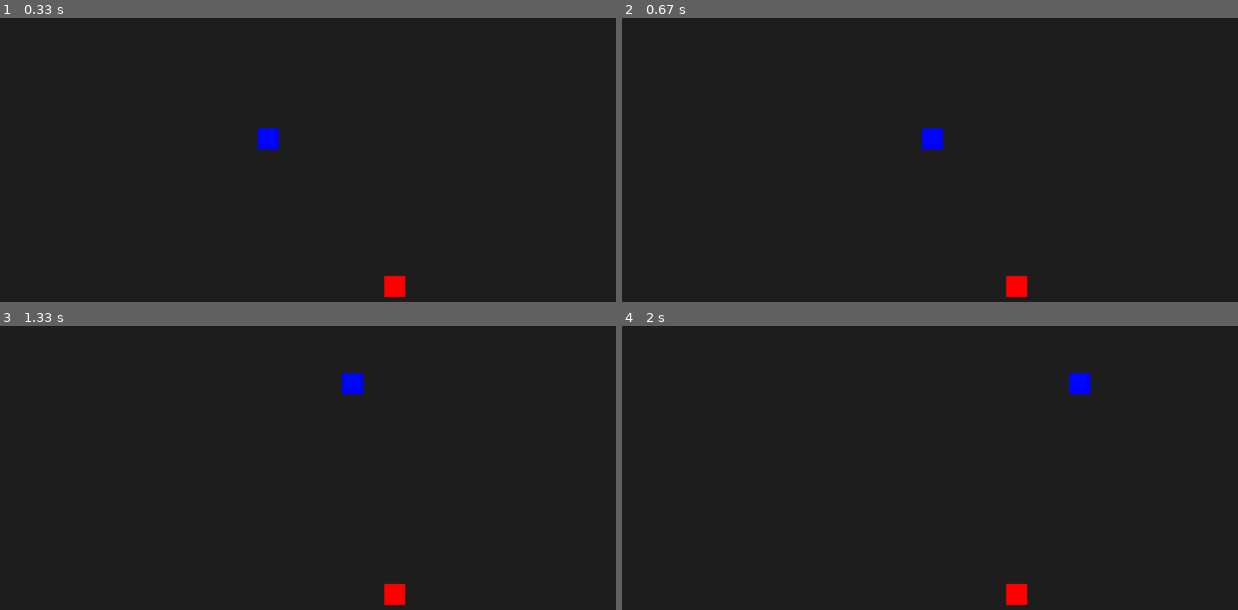
Above: before the commit, frames 1-4 (two rows, left to right).
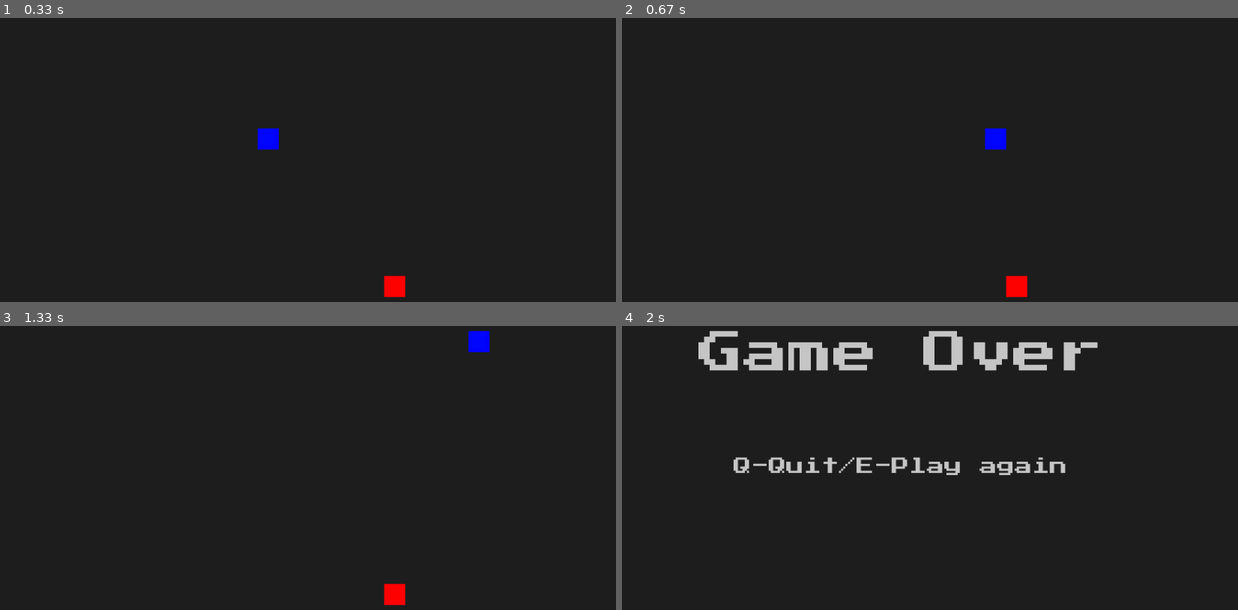
Above: after the commit, the same moments.

Repository: LUDUSLab/stem-games
Game: pygame game, started from natanael.lucena/snake/main.py
Two runs of this game, one before a commit and one after it. Both use one fixed random seed, a clock stepped at 60 frames per second and the inputs below.
Inputs:
- Up to frame 1 (0.33 s): no input
- Up to frame 2 (0.67 s): hold D from 0.33 s (still down)
- Up to frame 3 (1.33 s): release D at 0.8 s; hold W 0.83-1.13 s; hold D from 1.17 s (still down)
- Up to frame 4 (2 s): release D at 1.63 s

Frame 1 is identical in both runs. In frame 2, 0.5% of the frame differs, in the area x 48-63%, y 38-47%; in frame 3, 0.5%; in frame 4, 5.5%, in the area x 12-78%, y 1-99%.

Commit message:
Snake now growing up and colliding herself

Diff:
--- a/natanael.lucena/snake/main.py
+++ b/natanael.lucena/snake/main.py
@@ -78,20 +78,27 @@
 # Snake
 snake_img = img("snake")
 snake = snake_img.get_rect()
-
+snake_len = 1
 # Apple
 apple_img = img("apple")
 apple = apple_img.get_rect()
 apple_eaten = False
 
+def make_snake(snk_lst):
+
+    for x in snk_lst:
+        screen.blit(snake_img, (x[0], x[1]))
+
 
 def game_loop():
-    global x_move, y_move, game_close
+    global x_move, y_move, game_close, snake_len
     set_obj_coordinates(snake, center[0] - snake.w, center[1] - snake.h)
     game_close = False
     game_over = False
     x_move = 0
     y_move = 0
+    snake_pos = []
+    snake_len = 1
     food_x = round(randrange(0, window[0] - snake.w)/30)*30
     food_y = round(randrange(0, window[1] - snake.h)/30)*30
     set_obj_coordinates(apple, food_x, food_y)
@@ -114,7 +121,6 @@
         # Main game loop
         # score_text = text_render(snake_score)
         screen.fill(COLOR_DARK_GREY)
-        screen.blit(snake_img, snake)
         screen.blit(apple_img, apple)
         for event in pygame.event.get():
             check_player_key(event)
@@ -123,13 +129,27 @@
             game_over = True
         snake.x += x_move
         snake.y += y_move
+        snake_head = (snake.x, snake.y)
+        snake_pos.append(snake_head)
+
+        if len(snake_pos) > snake_len:
+            del snake_pos[0]
+
+        for x in snake_pos[:-1]:
+            if x == snake_head:
+                game_over = True
+
+        make_snake(snake_pos)
+
+        pygame.display.update()
         if snake.x == food_x and snake.y == food_y:
             food_x = round(randrange(0, window[0] - snake.w) / snake.w) * snake.w
             food_y = round(randrange(0, window[1] - snake.h) / snake.w) * snake.w
+            snake_len += 1
             set_obj_coordinates(apple, food_x, food_y)
         # Update screen
-        pygame.display.update()
-        game_clock.tick(8)
+
+        game_clock.tick(15)
 
     pygame.quit()
     quit()
